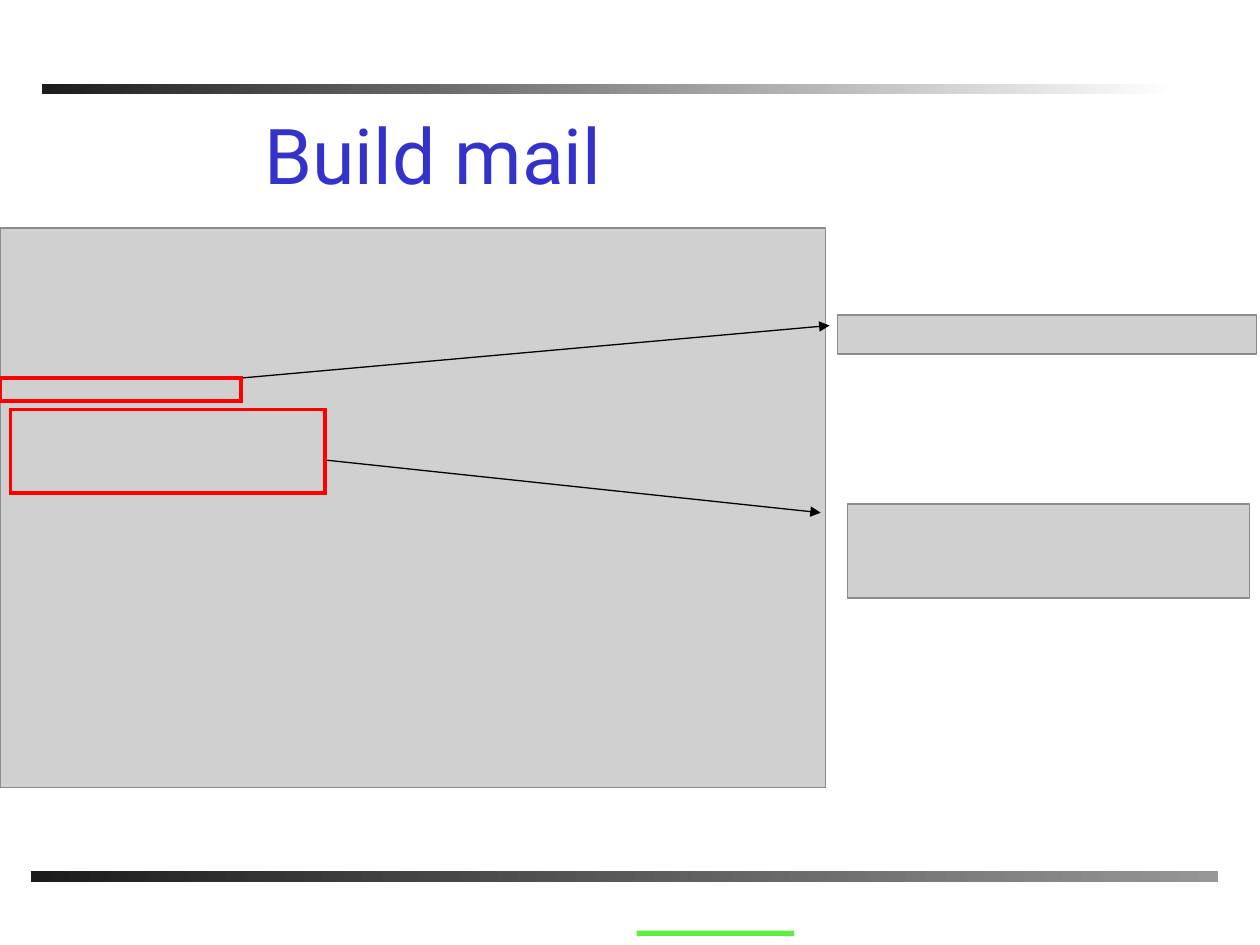
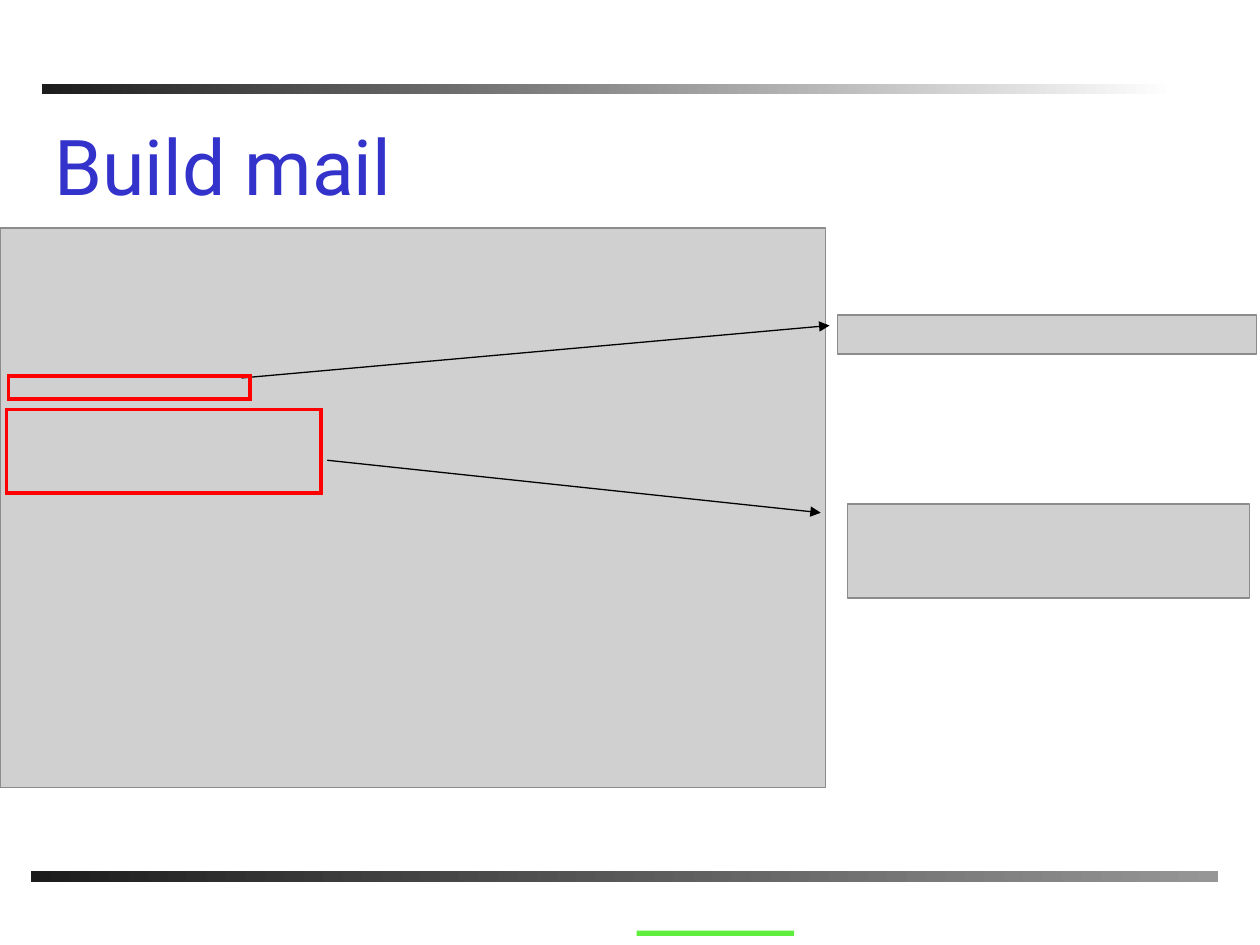
Before and after one commit to PhilJollans/AnkhSVN2019, a slide deck: slide 15 of doc/powerpoint/Subversion_addin_for_VS.NET.ppt. Drawn at 1260x945 pixels with LibreOffice and Linux fonts; fonts in the diff are those of the drawing; grey boxes stand for pictures; background and template pictures are left out. Boxes give left, top, right and bottom in pixels: in the first picture for what was removed or moved away, otherwise in the second. Text is boxed around its words. In the diff, an @@ line names an element or a change of style, - is before the commit and + after.

```diff
--- a/doc/powerpoint/Subversion_addin_for_VS.NET.ppt
+++ b/doc/powerpoint/Subversion_addin_for_VS.NET.ppt
@@ text "Build mail": place and size @@
-text "Build mail" at box(264, 126, 602, 185)
+text "Build mail" at box(54, 137, 392, 196)
@@ rectangle: place and size @@
-rectangle at box(0, 378, 242, 401)
+rectangle at box(9, 375, 251, 398)
@@ rectangle: place and size @@
-rectangle at box(10, 410, 325, 494)
+rectangle at box(6, 410, 321, 494)
```
Also in this commit, not shown: 9 other slides changed, 2 slides added, 1 slide removed.
